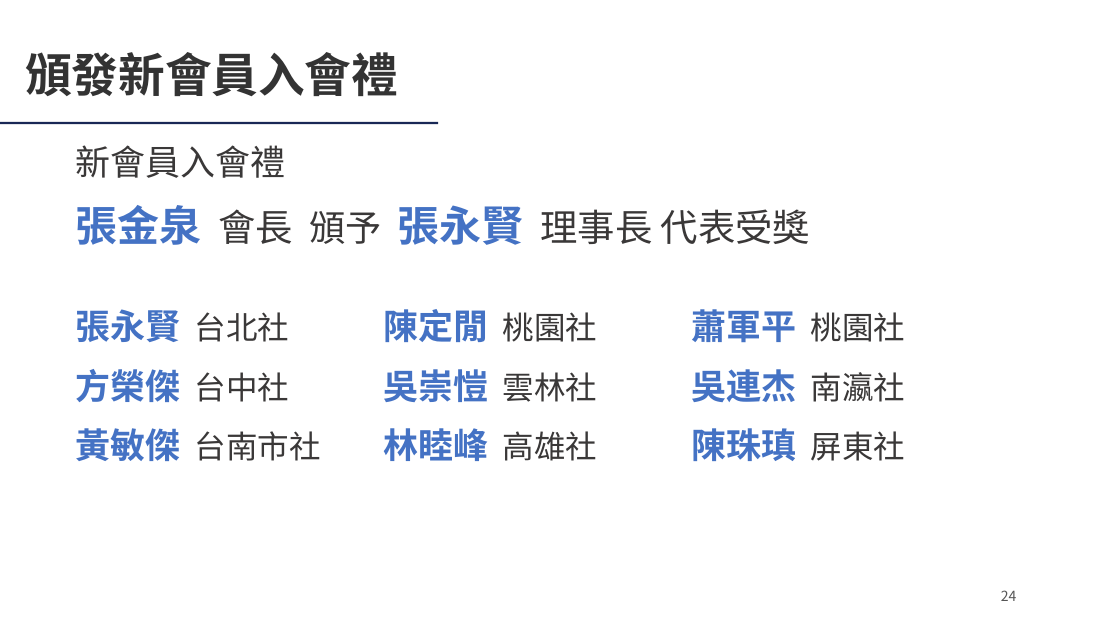
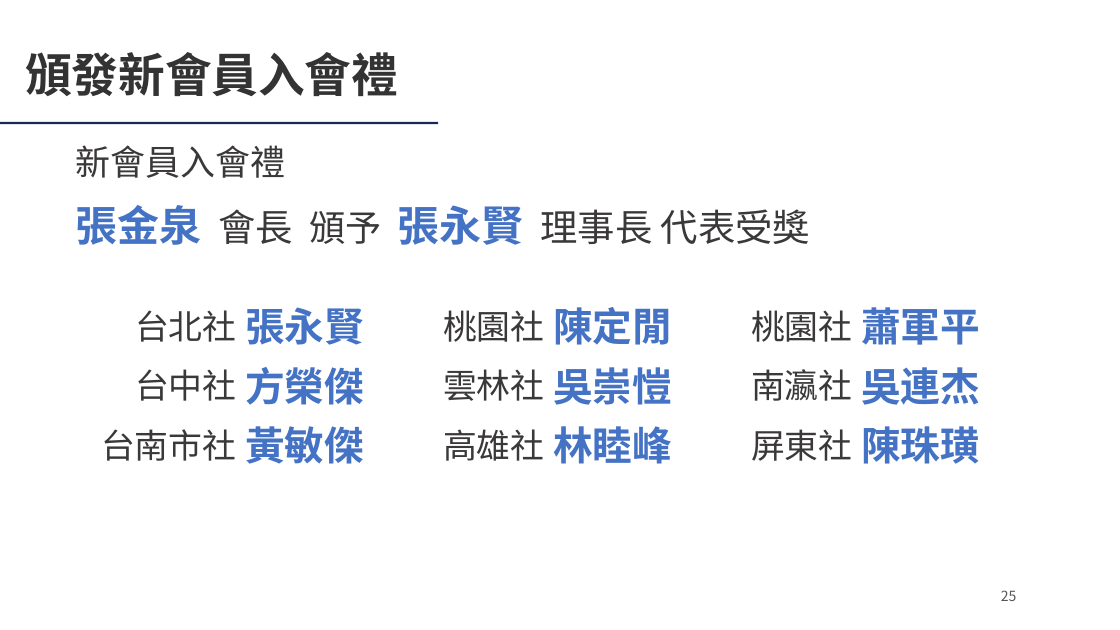
Before and after one commit to Ericliang680928/IAA, a slide deck: slide 25 of 20261204/agm/IAA會員大會簡報_20261204.pptx (slide 24 before the commit). Drawn at 1120x630 pixels with LibreOffice and Linux fonts; fonts in the diff are those of the drawing; background and template pictures are left out. Boxes give left, top, right and bottom in pixels: in the first picture for what was removed or moved away, otherwise in the second. Text is boxed around its words. In the diff, an @@ line names an element or a change of style, - is before the commit and + after.

```diff
--- a/20261204/agm/IAA會員大會簡報_20261204.pptx
+++ b/20261204/agm/IAA會員大會簡報_20261204.pptx
@@ text at bbox=[135, 310, 236, 342]: text changed; size 30 to 29 pt; text colour #4472C4 to #3A3838; bold off @@
-張永賢 台北社
+台北社
@@ text added at bbox=[245, 307, 364, 345], 34 pt, text #4472C4, bold @@
+張永賢
@@ text at bbox=[443, 310, 544, 342]: text changed; size 30 to 29 pt; text colour #4472C4 to #3A3838; bold off @@
-蕭軍平 桃園社
+桃園社
@@ text at bbox=[553, 307, 672, 345]: text changed; size 30 to 34 pt @@
-陳定閒 桃園社
+陳定閒
@@ text added at bbox=[751, 310, 852, 342], 29 pt, text #3A3838 @@
+桃園社
@@ text added at bbox=[861, 307, 980, 345], 34 pt, text #4472C4, bold @@
+蕭軍平
@@ text at bbox=[135, 369, 236, 401]: text changed; size 27 to 29 pt @@
-黃敏傑 台南市社
+台中社
@@ text at bbox=[245, 367, 364, 405]: text changed; size 30 to 34 pt @@
-方榮傑 台中社
+方榮傑
@@ text at bbox=[443, 369, 544, 401]: text changed; size 30 to 29 pt; text colour #4472C4 to #3A3838; bold off @@
-吳崇愷 雲林社
+雲林社
@@ text added at bbox=[553, 367, 672, 405], 34 pt, text #4472C4, bold @@
+吳崇愷
@@ text at bbox=[751, 369, 852, 401]: text changed; size 30 to 29 pt; text colour #4472C4 to #3A3838; bold off @@
-吳連杰 南瀛社
+南瀛社
@@ text added at bbox=[861, 367, 980, 405], 34 pt, text #4472C4, bold @@
+吳連杰
@@ text added at bbox=[101, 429, 236, 461], 29 pt, text #3A3838 @@
+台南市社
@@ text added at bbox=[245, 426, 364, 464], 34 pt, text #4472C4, bold @@
+黃敏傑
@@ text at bbox=[443, 429, 544, 461]: text changed; size 30 to 29 pt; text colour #4472C4 to #3A3838; bold off @@
-林睦峰 高雄社
+高雄社
@@ text added at bbox=[553, 426, 672, 464], 34 pt, text #4472C4, bold @@
+林睦峰
@@ text at bbox=[751, 429, 852, 461]: text changed; size 30 to 29 pt; text colour #4472C4 to #3A3838; bold off @@
-陳珠瑱 屏東社
+屏東社
@@ text added at bbox=[861, 426, 980, 464], 34 pt, text #4472C4, bold @@
+陳珠璜
@@ page number at bbox=[1001, 590, 1017, 601]: text changed @@
-24
+25
```
Also in this commit, not shown: 10 other slides changed, 1 slide added, 3 other files.
